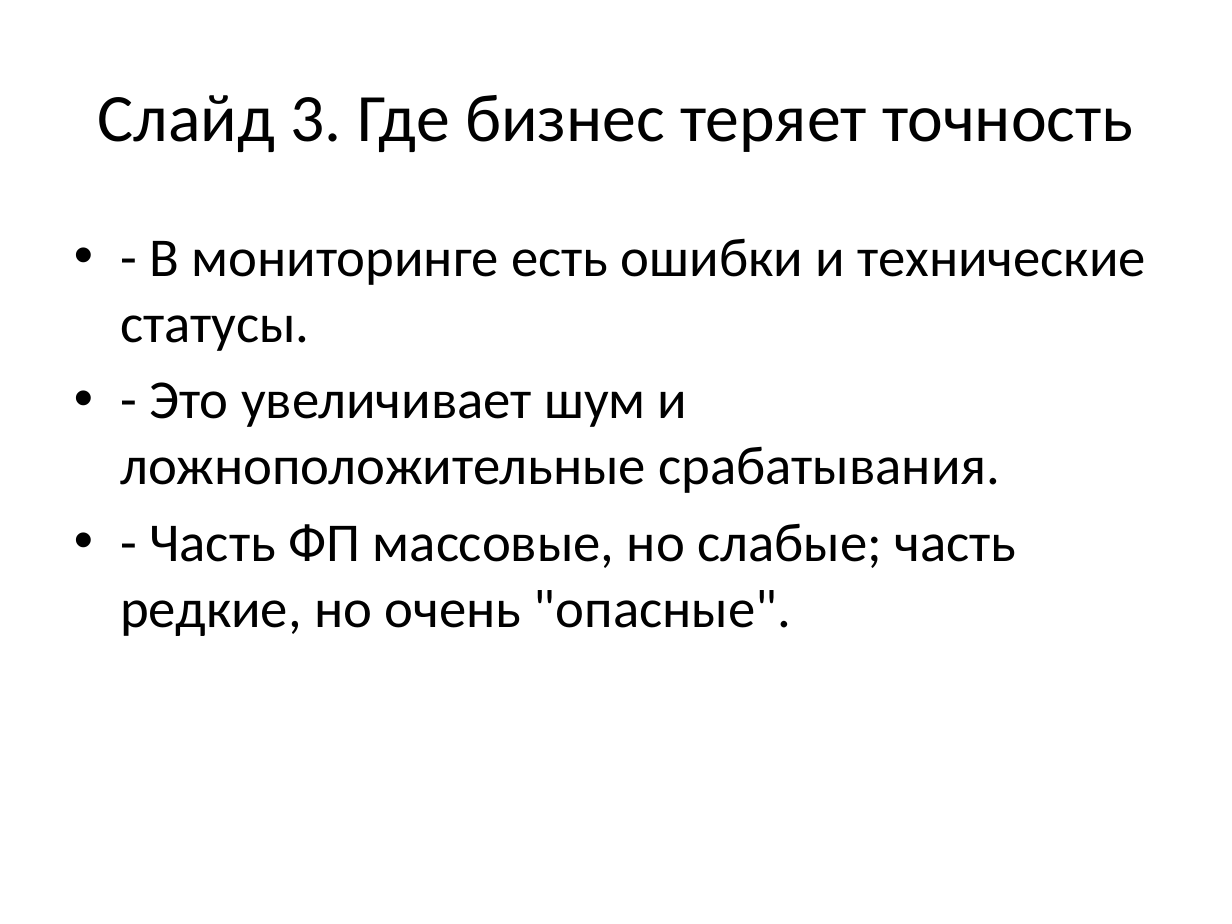
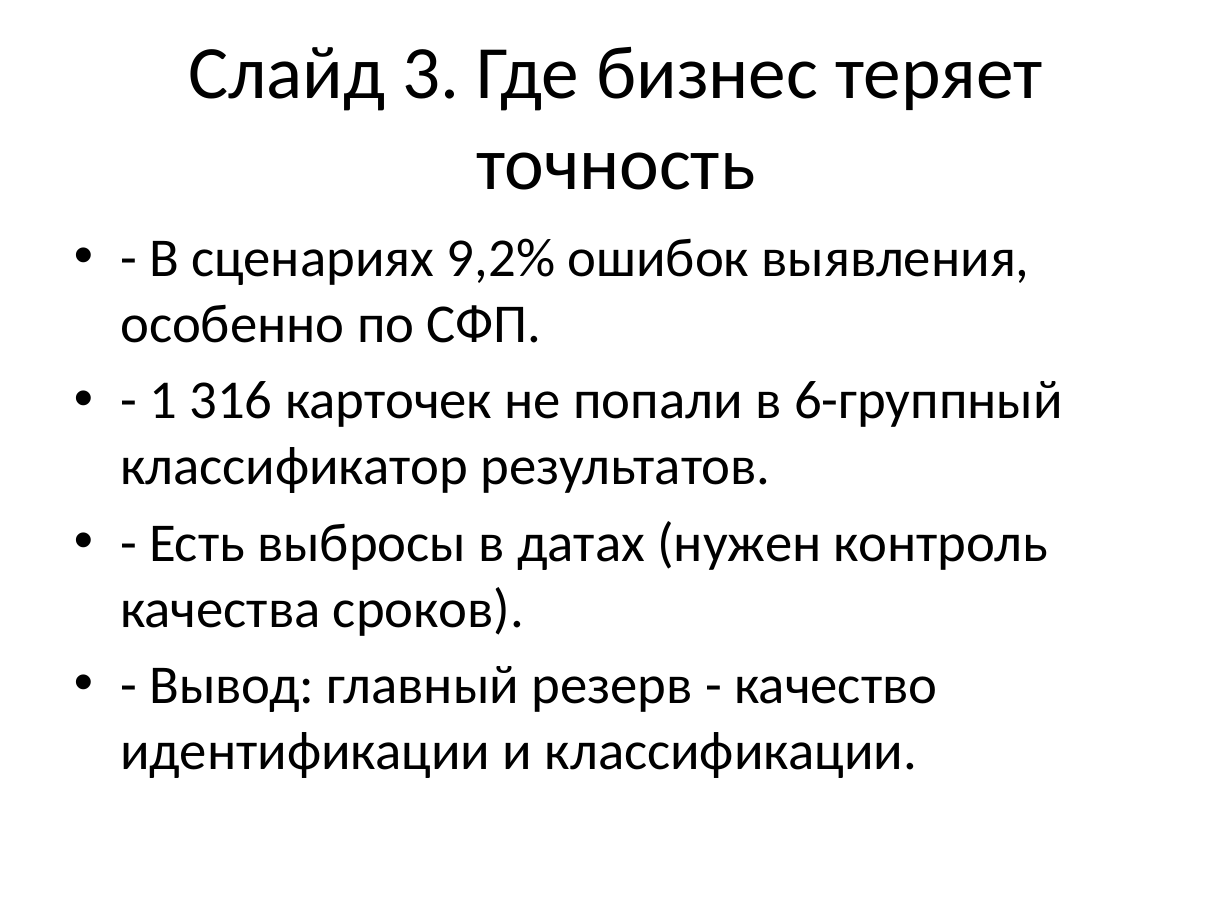
Before and after one commit to Crypt0head/sql_test, a slide deck: slide 3 of fp_sfp_presentation_ultra_short.pptx. Drawn at 1232x924 pixels with LibreOffice and Linux fonts; fonts in the diff are those of the drawing. Boxes give left, top, right and bottom in pixels: in the first picture for what was removed or moved away, otherwise in the second. Text is boxed around its words. In the diff, an @@ line names an element or a change of style, - is before the commit and + after.

```diff
--- a/fp_sfp_presentation_ultra_short.pptx
+++ b/fp_sfp_presentation_ultra_short.pptx
@@ title "Слайд 3. Где бизнес теряет ..." at [188, 46, 1042, 190]: size 39.6 to 44 pt @@
@@ text at [120, 238, 1063, 778]: text changed @@
-• - В мониторинге есть ошибки и технические статусы.
-• - Это увеличивает шум и ложноположительные срабатывания.
-• - Часть ФП массовые, но слабые; часть редкие, но очень "опасные".
+• - В сценариях 9,2% ошибок выявления, особенно по СФП.
+• - 1 316 карточек не попали в 6-группный классификатор результатов.
+• - Есть выбросы в датах (нужен контроль качества сроков).
+• - Вывод: главный резерв - качество идентификации и классификации.
```
Also in this commit, not shown: 6 other slides changed, 1 other file.
